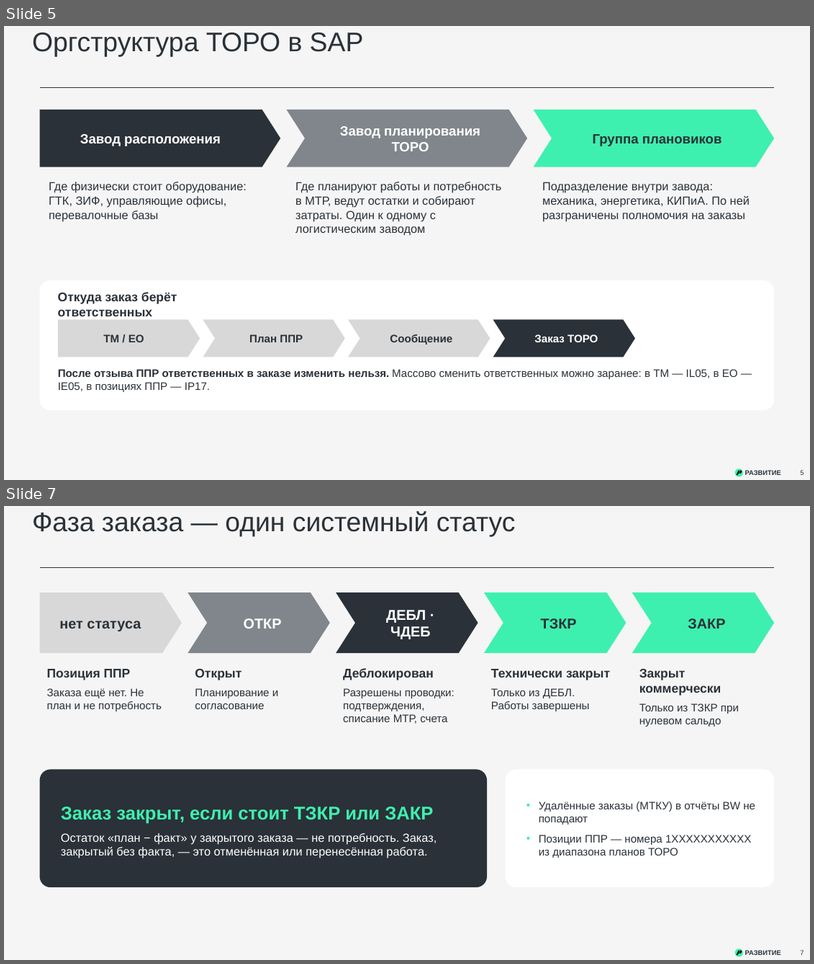
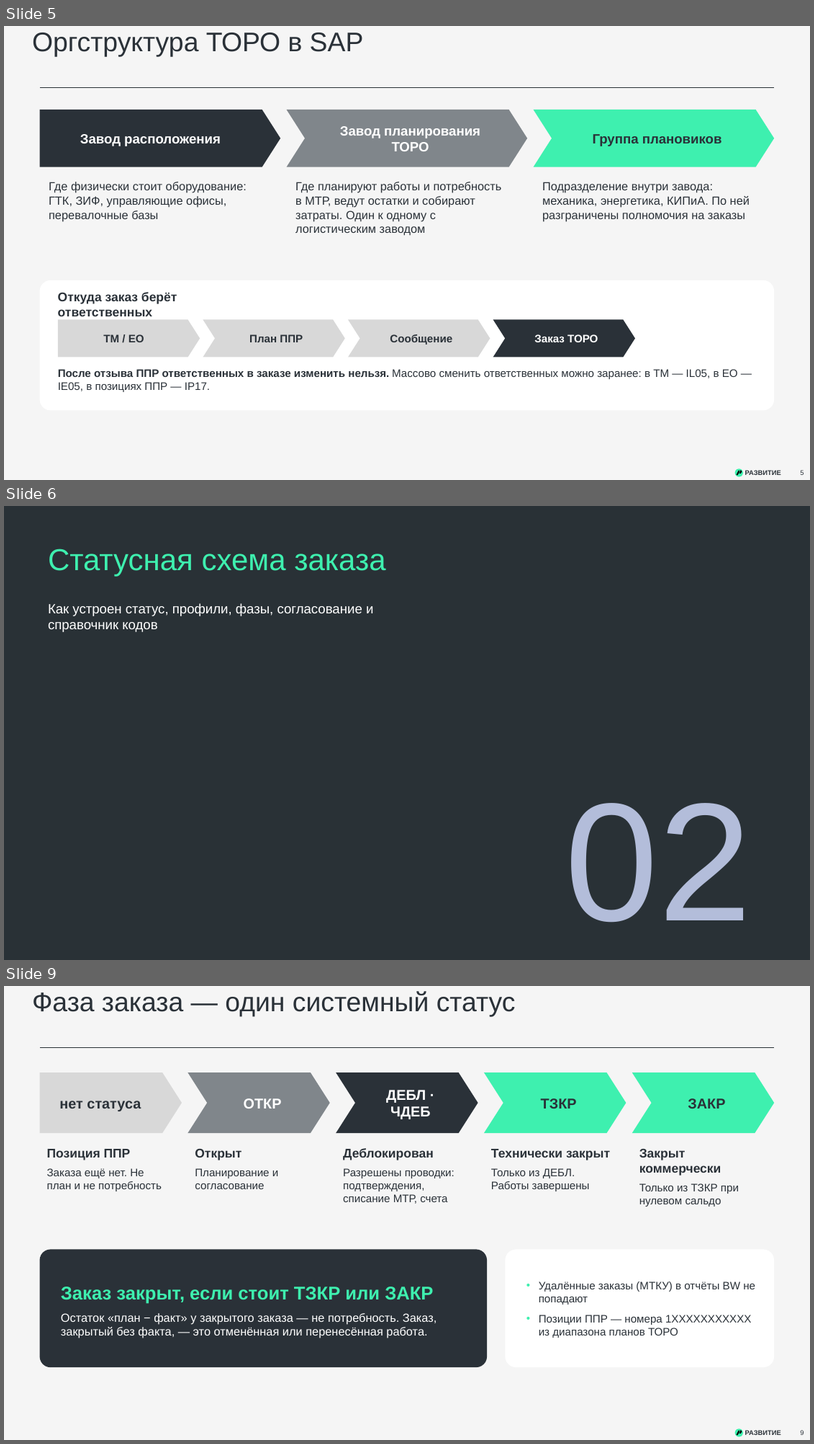
Before and after one commit to victorekuznetsov/TZ, a slide deck: exports/SAP_TORO_metodichka_planirovshika.pptx. Shown one above the other, each under a label of ours: slides 5 and 7 before the commit, slides 5, 6 and 9 after it; the slides between them are not shown. The pictures are 814x964 and 814x1444 pixels, drawn with LibreOffice and Linux fonts; fonts in the diff are those of the drawing; background and template pictures are left out. Boxes give left, top, right and bottom in pixels: in the first picture for what was removed or moved away, otherwise in the second. Text is boxed around its words. In the diff, an @@ line names an element or a change of style, - is before the commit and + after.

```diff
--- a/exports/SAP_TORO_metodichka_planirovshika.pptx
+++ b/exports/SAP_TORO_metodichka_planirovshika.pptx
@@ slide 6 added at <box>4,506,810,960</box>, background picture (left out) @@
@@ text added at <box>48,548,386,576</box>, 36 pt, text #3EF0AF @@
+Статусная схема заказа
@@ text added at <box>48,603,373,632</box>, 16 pt, text #FFFFFF @@
+Как устроен статус, профили, фазы, согласование и справочник кодов
@@ title added at <box>566,803,752,922</box>, 200 pt, text #B3BDDA @@
+02
@@ what was slide 7 is now slide 9 @@
@@ page number at <box>800,1430,804,1435</box>: text changed @@
-7
+9
```
Also in this commit, not shown: 2 slides changed, 7 other slides added, 1 slide removed, 1 other file.
